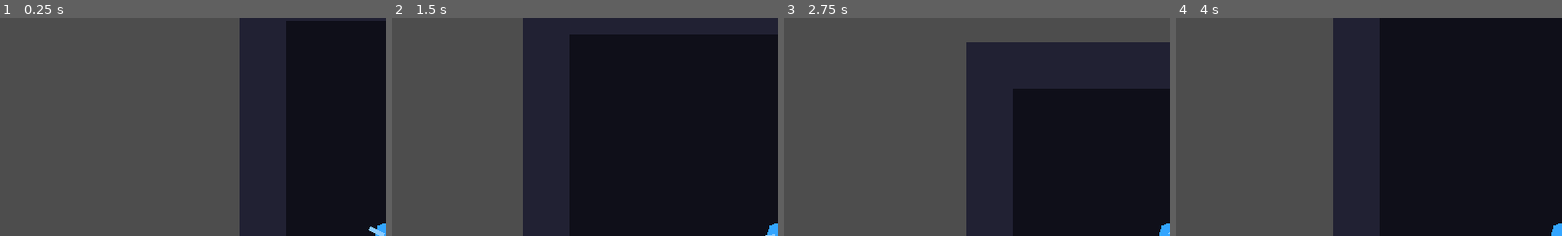
Above: before the commit, frames 1-4 (left to right).
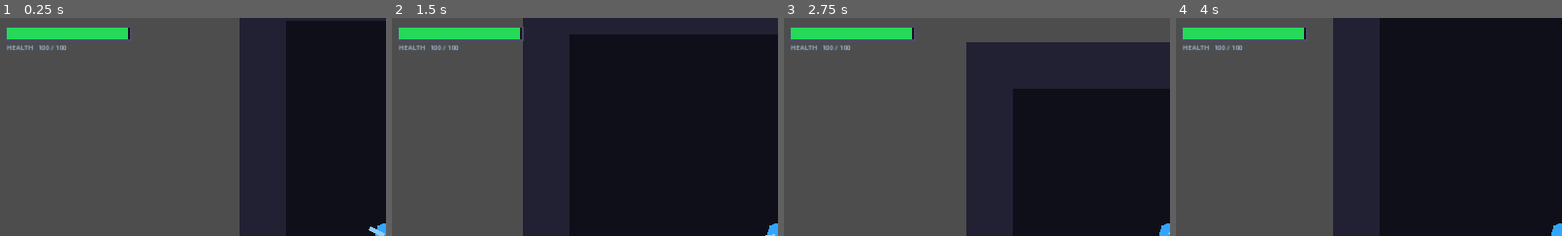
Above: after the commit, the same moments.

Repository: productzak/breach
Game: Godot game, scene res://scenes/rooms/TestRoom.tscn
The game is run twice, just before and just after one commit, with the same random seed, the same clock (stepped at 60 frames per second) and the same inputs.
Inputs (mouse positions are % of the whole screen's width and height, from its top left):
- Up to frame 1 (0.25 s): no input
- Up to frame 2 (1.5 s): tap Enter at 0.5 s; move the mouse to (72, 45) at 0.52 s; click (72, 45) at 0.67 s; move the mouse to (30, 55) at 1.27 s; click (30, 55) at 1.42 s
- Up to frame 3 (2.75 s): move the mouse to (60, 28) at 2.02 s; click (60, 28) at 2.17 s
- Up to frame 4 (4 s): move the mouse to (45, 70) at 2.77 s; click (45, 70) at 2.92 s; move the mouse to (80, 65) at 3.52 s; click (80, 65) at 3.67 s
The pictures show only the part of the screen within x 0-50%, y 0-50%; the shares and areas given below are measured in that part.

The runs differ from the first frame. In frame 1, 2.4% of the frame differs, in the area x 1-35%, y 4-15%; in frame 2, 2.4%; in frame 3, 2.4%; in frame 4, 2.4%.

Commit message:
feat: health bar HUD with dynamic color
CanvasLayer HUD reads player's PlayerStats each frame via group lookup.
Bar color shifts green -> yellow -> red below 50% / 25% health.
Instanced directly into TestRoom so it renders above all game geometry.

https://claude.ai/code/session_01TfB1JPdvDLWZci6HYXxxM2

Diff:
--- a/scenes/rooms/TestRoom.tscn
+++ b/scenes/rooms/TestRoom.tscn
@@ -1,8 +1,9 @@
-[gd_scene load_steps=4 format=3 uid="uid://btestroom001"]
+[gd_scene load_steps=5 format=3 uid="uid://btestroom001"]
 
 [ext_resource type="Script" path="res://scripts/rooms/TestRoom.gd" id="1_room"]
 [ext_resource type="PackedScene" uid="uid://bplayer00001" path="res://scenes/player/Player.tscn" id="2_player"]
 [ext_resource type="PackedScene" uid="uid://bdrone000001" path="res://scenes/enemies/Drone.tscn" id="3_drone"]
+[ext_resource type="PackedScene" uid="uid://bhud0000001" path="res://scenes/ui/HUD.tscn" id="4_hud"]
 
 [node name="TestRoom" type="Node2D"]
 script = ExtResource("1_room")
@@ -10,3 +11,5 @@
 drone_scene = ExtResource("3_drone")
 
 [node name="NavigationRegion2D" type="NavigationRegion2D" parent="."]
+
+[node name="HUD" parent="." instance=ExtResource("4_hud")]
--- /dev/null
+++ b/scenes/ui/HUD.tscn
@@ -0,0 +1,44 @@
+[gd_scene load_steps=2 format=3 uid="uid://bhud0000001"]
+
+[ext_resource type="Script" path="res://scripts/ui/HUD.gd" id="1_hud"]
+
+[node name="HUD" type="CanvasLayer"]
+script = ExtResource("1_hud")
+
+[node name="Control" type="Control" parent="."]
+anchor_right = 1.0
+anchor_bottom = 1.0
+grow_horizontal = 2
+grow_vertical = 2
+mouse_filter = 2
+
+[node name="HealthBarBG" type="ColorRect" parent="Control"]
+offset_left = 16.0
+offset_top = 16.0
+offset_right = 220.0
+offset_bottom = 36.0
+color = Color(0.06, 0.06, 0.1, 0.92)
+
+[node name="HealthBarBorder" type="ColorRect" parent="Control"]
+offset_left = 14.0
+offset_top = 14.0
+offset_right = 222.0
+offset_bottom = 38.0
+color = Color(0.3, 0.3, 0.45, 0.8)
+z_index = -1
+
+[node name="HealthBarFill" type="ColorRect" parent="Control"]
+offset_left = 16.0
+offset_top = 16.0
+offset_right = 216.0
+offset_bottom = 36.0
+color = Color(0.15, 0.85, 0.35, 1)
+
+[node name="HealthLabel" type="Label" parent="Control"]
+offset_left = 16.0
+offset_top = 40.0
+offset_right = 220.0
+offset_bottom = 56.0
+text = "HEALTH   100 / 100"
+theme_override_font_sizes/font_size = 11
+theme_override_colors/font_color = Color(0.7, 0.85, 1, 0.9)
--- /dev/null
+++ b/scripts/ui/HUD.gd
@@ -0,0 +1,28 @@
+extends CanvasLayer
+
+const BAR_MAX_WIDTH := 200.0
+
+@onready var health_fill: ColorRect = $Control/HealthBarFill
+@onready var health_label: Label = $Control/HealthLabel
+
+var _player: Node = null
+
+func _process(_delta: float) -> void:
+	if not is_instance_valid(_player):
+		var group := get_tree().get_nodes_in_group("player")
+		if group.is_empty():
+			return
+		_player = group[0]
+
+	var stats = _player.stats
+	var pct := clampf(float(stats.current_health) / float(stats.max_health), 0.0, 1.0)
+	health_fill.size.x = BAR_MAX_WIDTH * pct
+	health_fill.color = _health_color(pct)
+	health_label.text = "HEALTH   %d / %d" % [stats.current_health, stats.max_health]
+
+func _health_color(pct: float) -> Color:
+	if pct > 0.5:
+		return Color(0.15, 0.85, 0.35)
+	elif pct > 0.25:
+		return Color(0.9, 0.75, 0.1)
+	return Color(0.9, 0.2, 0.15)
